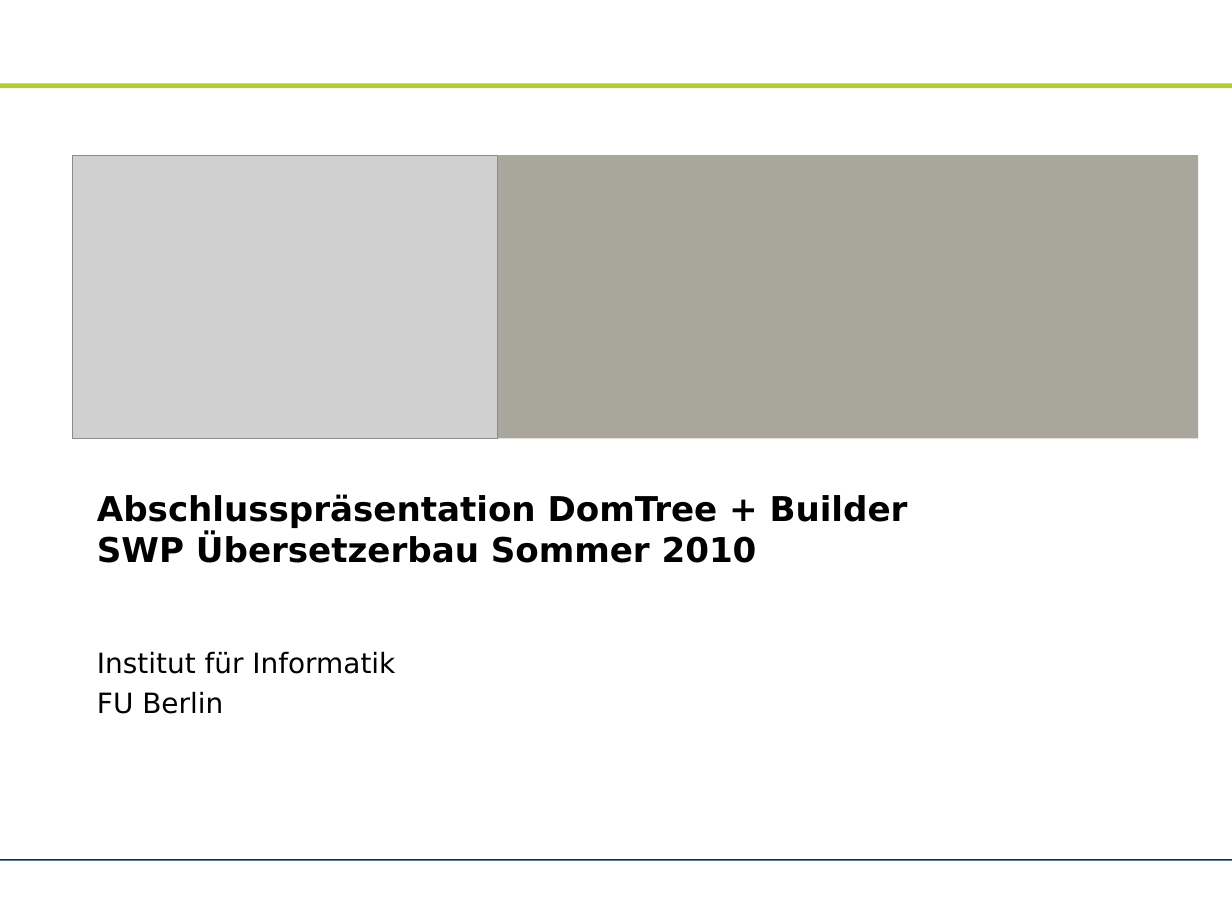
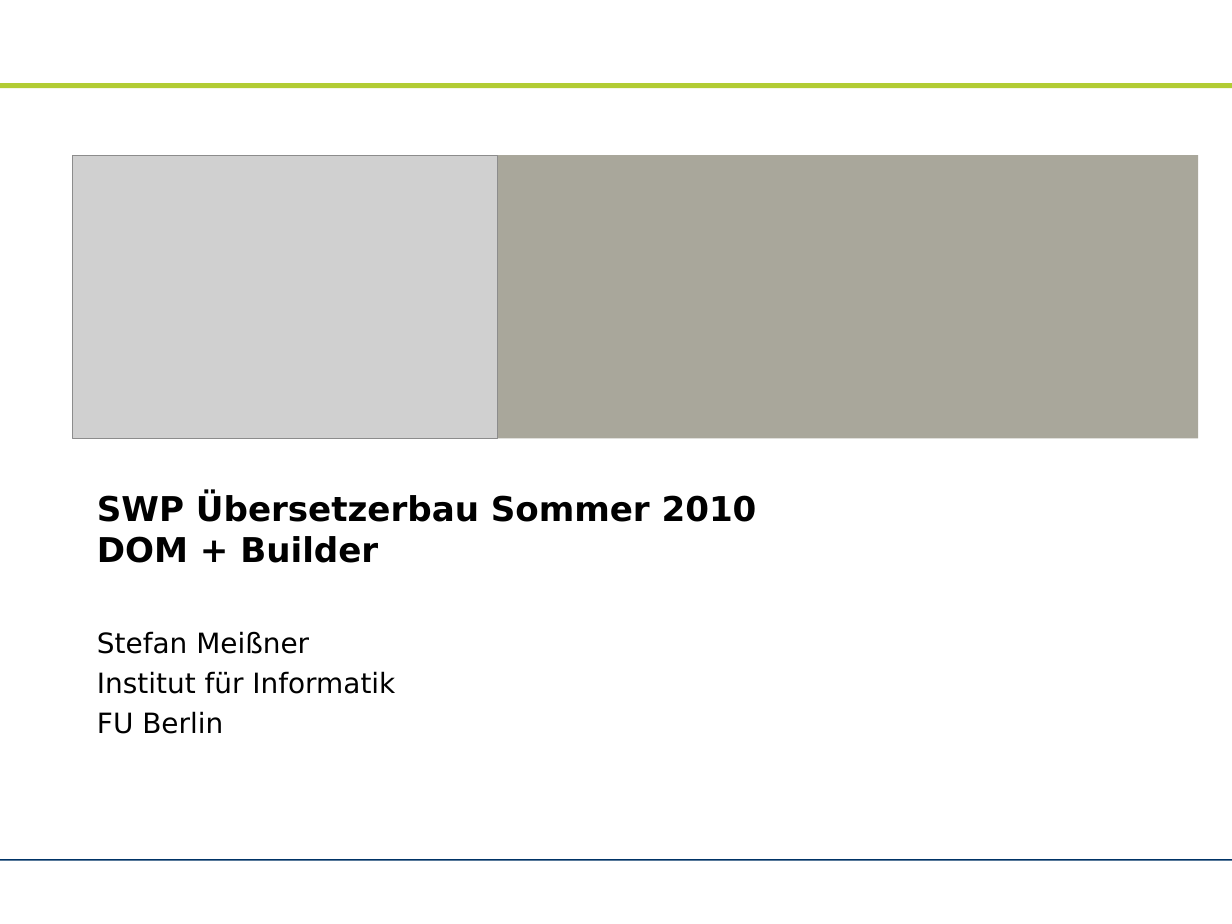
Before and after one commit to zhongxinhua/sose10-swp-uebersetzerbau, a slide deck: slide 1 of trunk/dokumentation/sm_praesentation_3006.odp. Drawn at 1232x924 pixels with LibreOffice and Linux fonts; fonts in the diff are those of the drawing; grey boxes stand for pictures; background and template pictures are left out. Boxes give left, top, right and bottom in pixels: in the first picture for what was removed or moved away, otherwise in the second. Text is boxed around its words. In the diff, an @@ line names an element or a change of style, - is before the commit and + after.

```diff
--- a/trunk/dokumentation/sm_praesentation_3006.odp
+++ b/trunk/dokumentation/sm_praesentation_3006.odp
@@ title at (97, 495, 757, 563): text changed @@
-Abschlusspräsentation DomTree + Builder
-SWP Übersetzerbau Sommer 2010
+SWP Übersetzerbau Sommer 2010
+DOM + Builder
@@ subtitle at (97, 631, 309, 654): paragraph added @@
+Stefan Meißner
```
Also in this commit, not shown: 7 other slides changed, 1 slide added.
